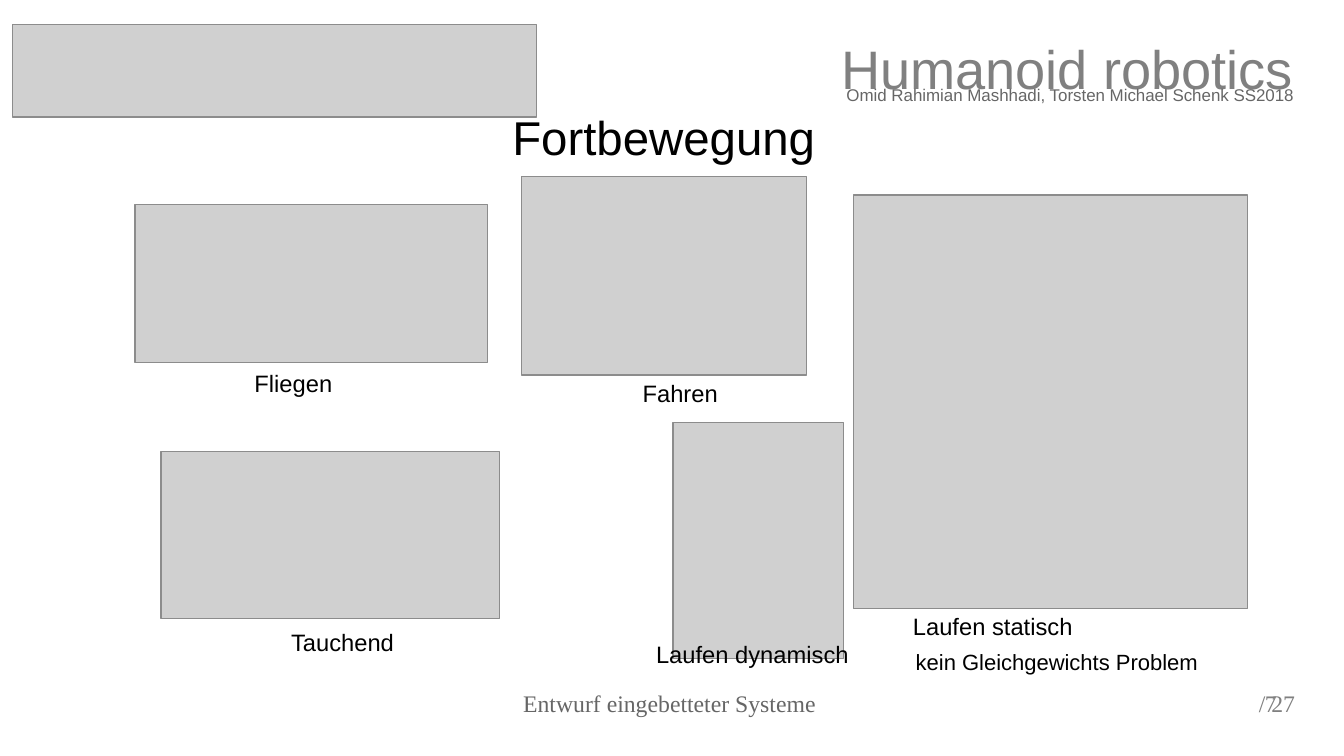
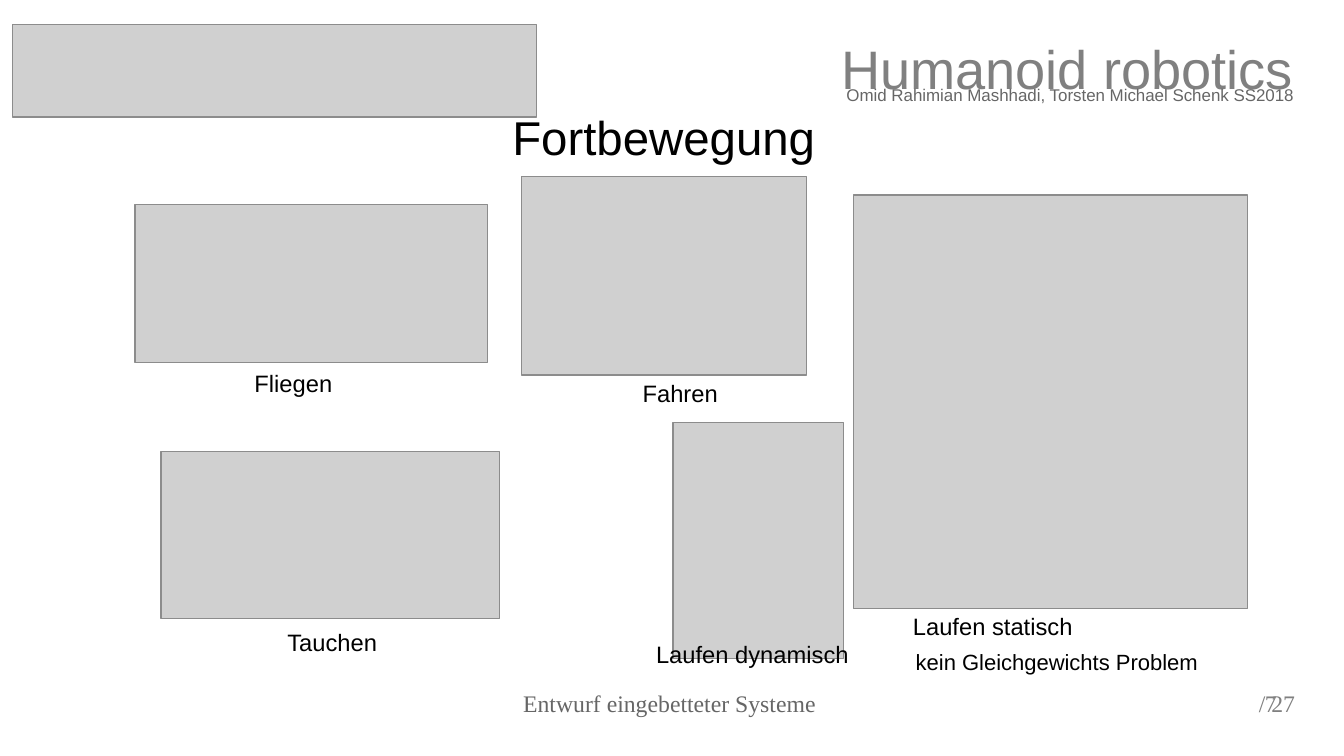
Before and after one commit to torstenschenk/beuth-avatar-ss2018, a slide deck: slide 7 of Presentation/HumanoidRobotic.odp. Drawn at 1344x756 pixels with LibreOffice and Linux fonts; fonts in the diff are those of the drawing; grey boxes stand for pictures. Boxes give left, top, right and bottom in pixels: in the first picture for what was removed or moved away, otherwise in the second. Text is boxed around its words. In the diff, an @@ line names an element or a change of style, - is before the commit and + after.

```diff
--- a/Presentation/HumanoidRobotic.odp
+++ b/Presentation/HumanoidRobotic.odp
@@ text added at (287, 633, 377, 652), 14 pt, text #000000 @@
+Tauchen
@@ text removed at (291, 633, 394, 652) @@
-Tauchend
```
Also in this commit, not shown: 9 other slides changed.
